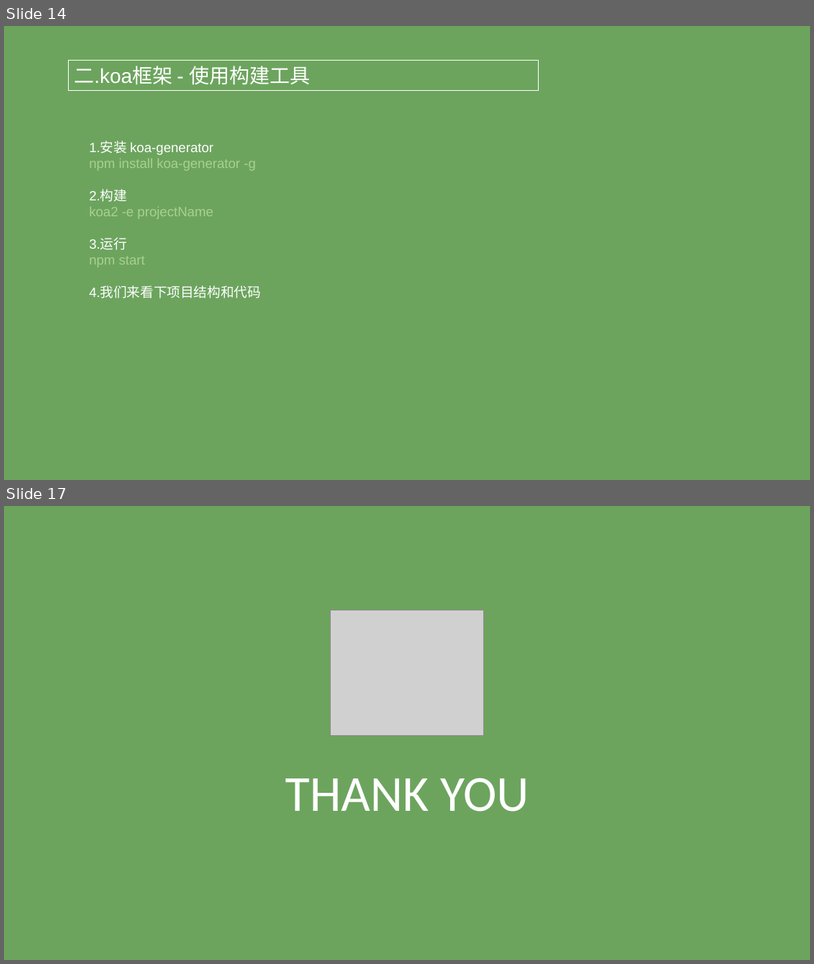
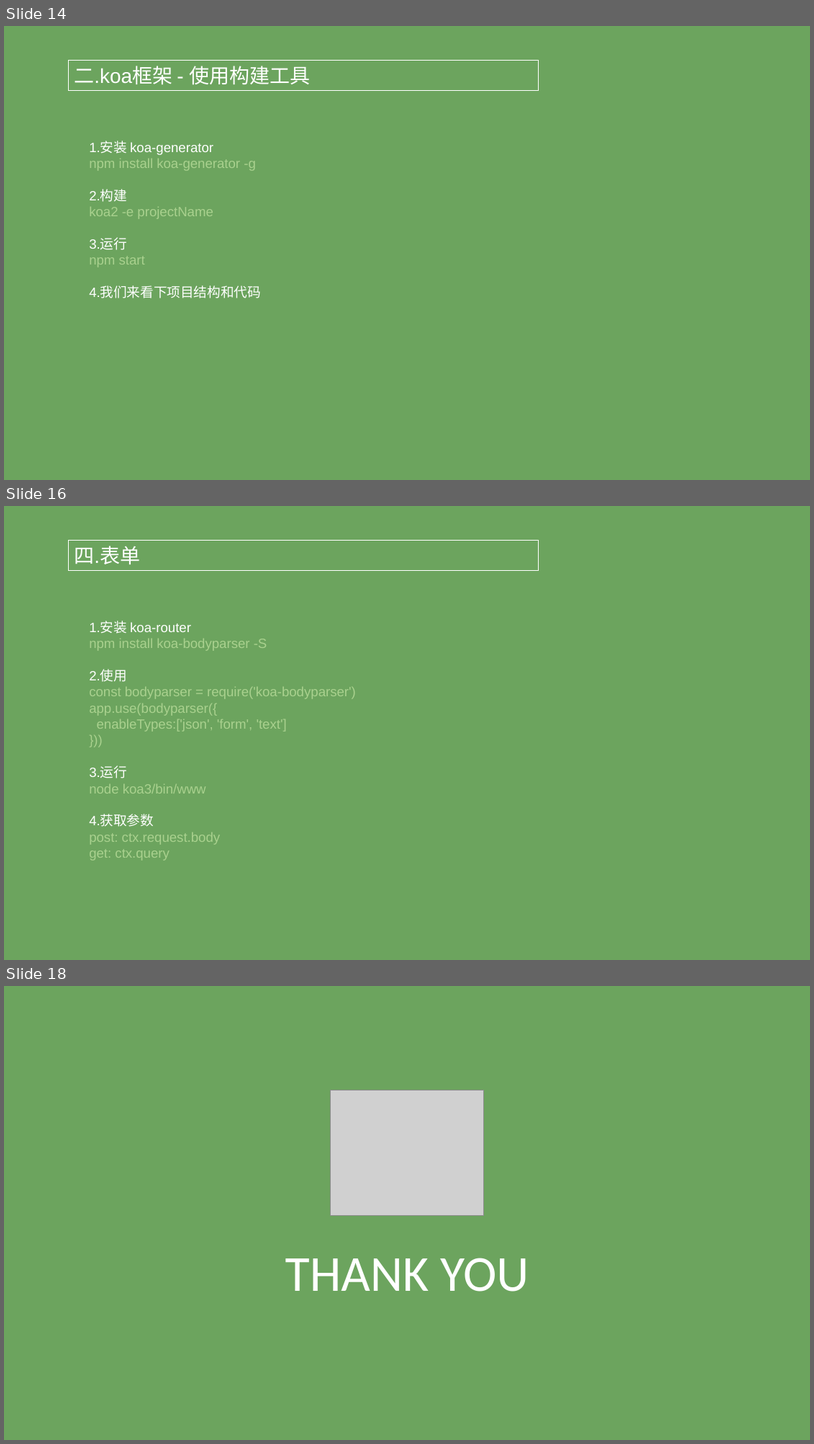
Before and after one commit to XiaoMuCOOL/share, a slide deck: 分享会/1.NodeJS分享/NodeJS之Koa分享.pptx. Shown one above the other, each under a label of ours: slides 14 and 17 before the commit, slides 14, 16 and 18 after it; the slides between them are not shown. The pictures are 814x964 and 814x1444 pixels, drawn with LibreOffice and Linux fonts; fonts in the diff are those of the drawing; grey boxes stand for pictures. Boxes give left, top, right and bottom in pixels: in the first picture for what was removed or moved away, otherwise in the second. Text is boxed around its words. In the diff, an @@ line names an element or a change of style, - is before the commit and + after.

```diff
--- a/分享会/1.NodeJS分享/NodeJS之Koa分享.pptx
+++ b/分享会/1.NodeJS分享/NodeJS之Koa分享.pptx
@@ slide 16 added at (4, 506, 810, 960), background #6CA45E @@
@@ rectangle added at (68, 540, 539, 570), outline #FFFFFF 0.75 pt, 24 pt, text #FFFFFF @@
+四.表单
@@ text added at (89, 621, 356, 860), 16 pt, text #A9D18E @@
+1.安装 koa-router
+npm install koa-bodyparser -S
+2.使用
+const bodyparser = require('koa-bodyparser')
+app.use(bodyparser({
+enableTypes:['json', 'form', 'text']
+}))
+3.运行
+node koa3/bin/www
+4.获取参数
+post: ctx.request.body
+get: ctx.query
@@ what was slide 17 is now slide 18 @@
```
Also in this commit, not shown: 3 slides changed, 23 other files.
